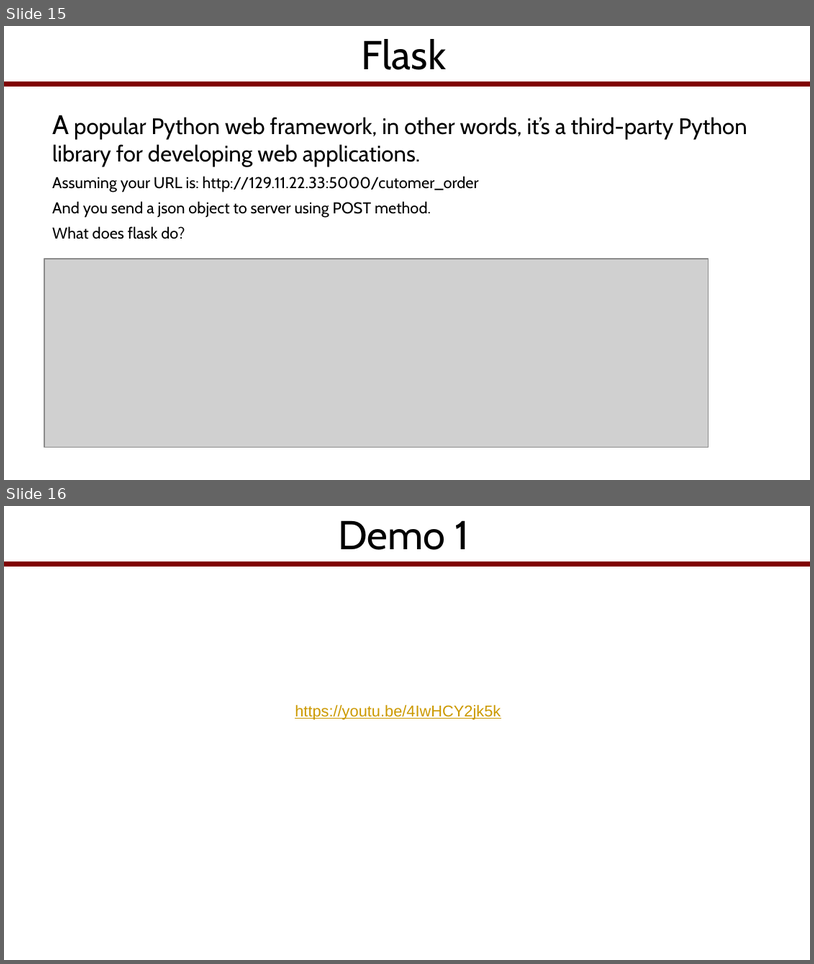
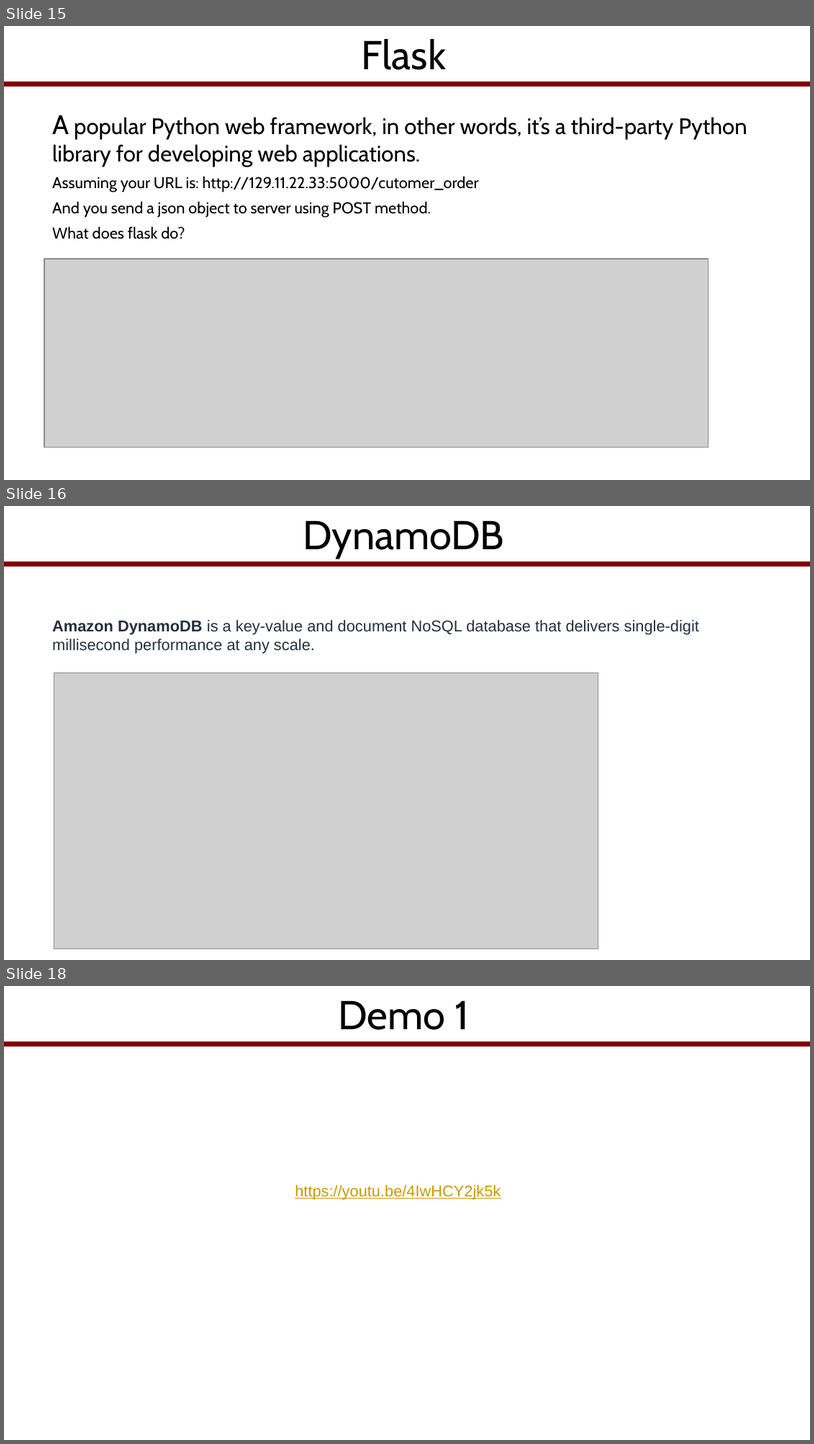
Before and after one commit to VUZhuangweiKang/SmartHotelDemo, a slide deck: Marriott Lecture App Dev Section.pptx. Shown one above the other, each under a label of ours: slides 15 and 16 before the commit, slides 15, 16 and 18 after it; the slides between them are not shown. The pictures are 814x964 and 814x1444 pixels, drawn with LibreOffice and Linux fonts; fonts in the diff are those of the drawing; grey boxes stand for pictures; background and template pictures are left out. Boxes give left, top, right and bottom in pixels: in the first picture for what was removed or moved away, otherwise in the second. Text is boxed around its words. In the diff, an @@ line names an element or a change of style, - is before the commit and + after.

```diff
--- a/Marriott Lecture App Dev Section.pptx
+++ b/Marriott Lecture App Dev Section.pptx
@@ slide 16 added at (x1=4, y1=506, x2=810, y2=960), background picture (left out); not listed: 2 template elements that a slide beside it also shows @@
@@ title added at (x1=303, y1=520, x2=504, y2=559), 36 pt, text #000000 @@
+DynamoDB
@@ text added at (x1=52, y1=620, x2=700, y2=654), 14 pt, text #232F3E @@
+Amazon DynamoDB is a key-value and document NoSQL database that delivers single-digit millisecond performance at any scale.
@@ picture added at (x1=54, y1=672, x2=598, y2=949) @@
@@ what was slide 16 is now slide 18 @@
```
Also in this commit, not shown: 1 slide changed, 1 other slide added.
